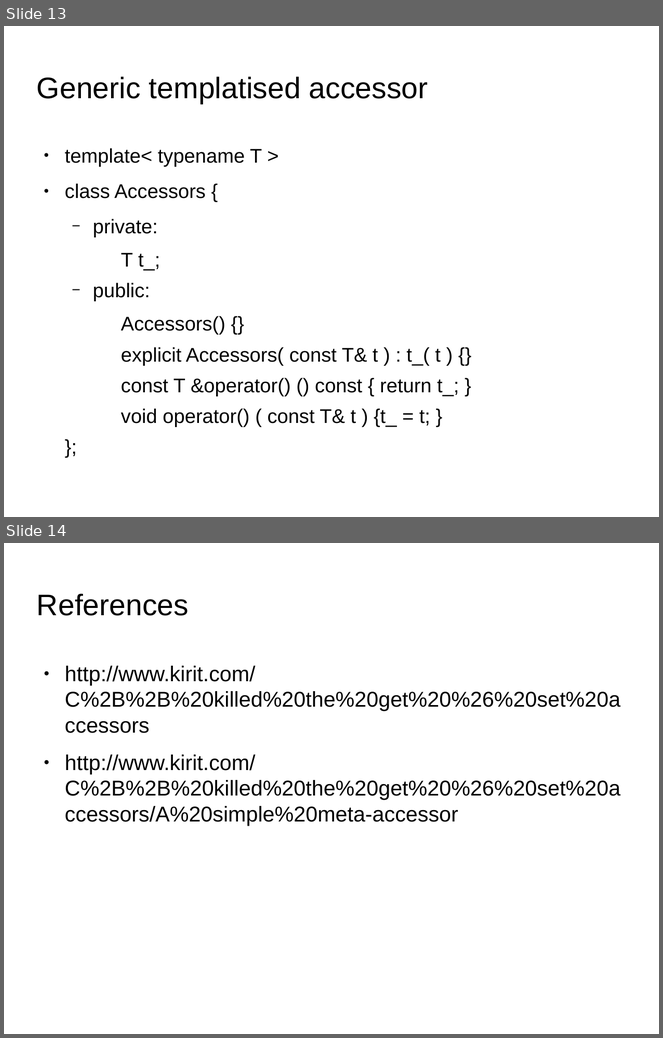
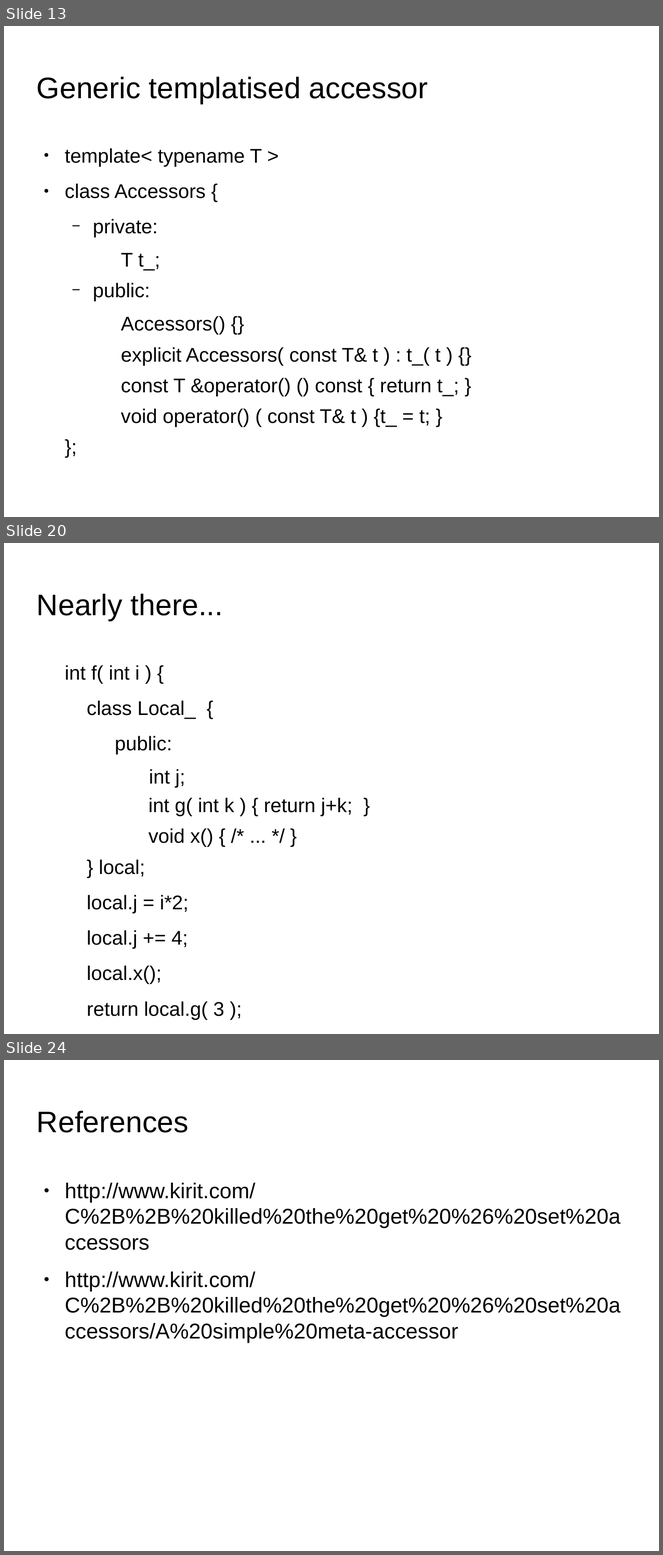
Before and after one commit to kks32/cpp-software-development, a slide deck: Ex15_Functors/Ex15_Functors.odp. Shown one above the other, each under a label of ours: slides 13 and 14 before the commit, slides 13, 20 and 24 after it; the slides between them are not shown. The pictures are 663x1038 and 663x1555 pixels, drawn with LibreOffice and Linux fonts; fonts in the diff are those of the drawing; background and template pictures are left out. Boxes give left, top, right and bottom in pixels: in the first picture for what was removed or moved away, otherwise in the second. Text is boxed around its words. In the diff, an @@ line names an element or a change of style, - is before the commit and + after.

```diff
--- a/Ex15_Functors/Ex15_Functors.odp
+++ b/Ex15_Functors/Ex15_Functors.odp
@@ slide 20 added at (4,543,659,1034), background picture (left out) @@
@@ title added at (37,593,223,621), 36 pt, text #000000 @@
+Nearly there...
@@ text added at (65,665,352,1020), 24.1 pt, text #000000 @@
+int f( int i ) {
+class Local_ {
+  public:
+      int j;
+    int g( int k ) { return j+k; }
+    void x() { /* ... */ }
+} local;
+local.j = i*2;
+local.j += 4;
+local.x();
+return local.g( 3 );
+}
@@ what was slide 14 is now slide 24 @@
```
Also in this commit, not shown: 9 other slides added, 2 other files.
